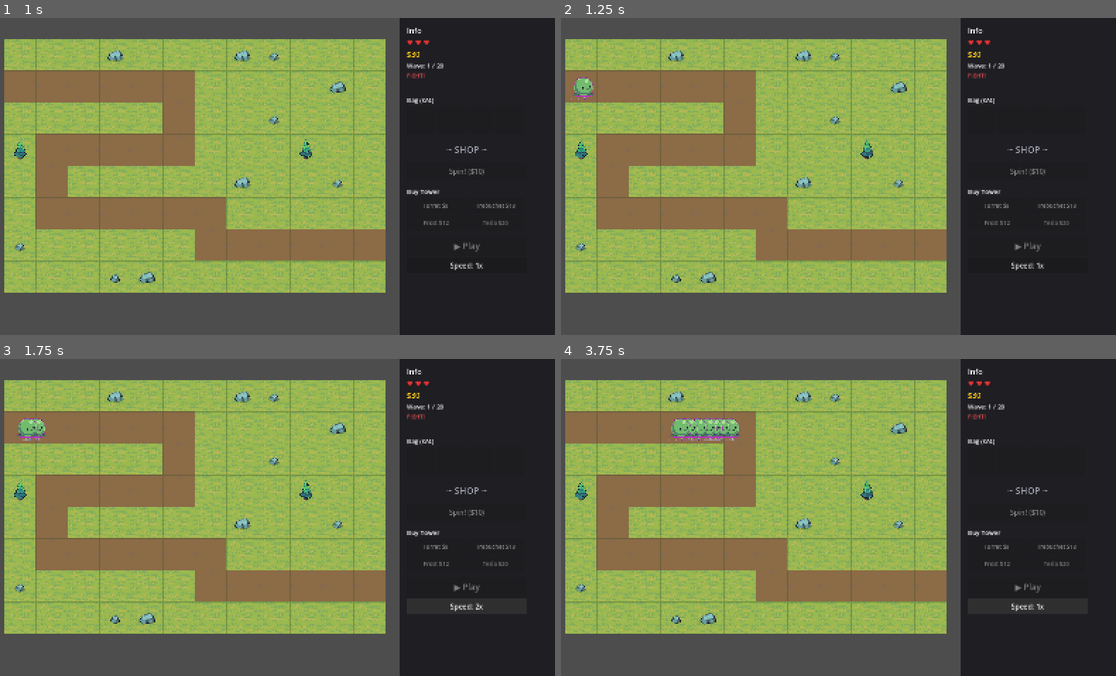
Above: before the commit, frames 1-4 (two rows, left to right).
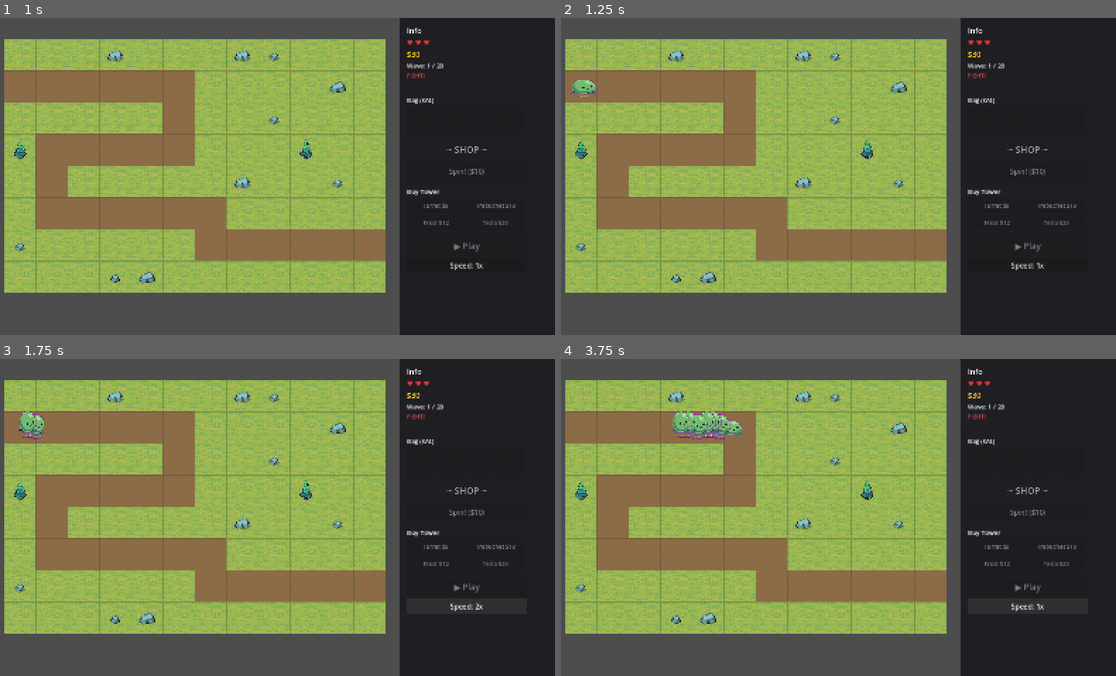
Above: after the commit, the same moments.

Repository: pkyosx/veincraft
Game: Godot game, scene res://scenes/main.tscn
The game is run twice, just before and just after one commit, with the same random seed, the same clock (stepped at 60 frames per second) and the same inputs. Sound files missing from this copy of the repository are replaced by a short silence.
Inputs:
- Up to frame 1 (1 s): click "▶ Play" at 0.5 s
- Up to frame 2 (1.25 s): no input
- Up to frame 3 (1.75 s): click "Speed: 1x" at 1.25 s
- Up to frame 4 (3.75 s): click "Speed: 2x" at 2 s; click "Speed: 4x" at 2.75 s; click "Speed: 8x" at 3.5 s

Frame 1 is identical in both runs. In frame 2, 0.1% of the frame differs, in the area x 1-7%, y 18-26%; in frame 3, 0.3%; in frame 4, 0.8%, in the area x 19-33%, y 15-26%.

Commit message:
Add slime squash & stretch bounce animation
Slimes and Mushrooms now hop with proper squash (wide/flat on ground)
and stretch (tall/narrow in air) deformation instead of static sliding.

Co-Authored-By: Claude Opus 4.6 (1M context) <noreply@anthropic.com>

Diff:
--- a/scripts/enemy.gd
+++ b/scripts/enemy.gd
@@ -39,6 +39,11 @@
 var shock_timer: float = 0.0
 const SHOCK_DURATION: float = 0.3
 
+# Slime bounce animation
+var bounce_phase: float = 0.0
+const BOUNCE_SPEED: float = 6.0  # hops per second
+var is_slime: bool = false
+
 func setup(p_path: Array, p_hp: int, p_speed: float, p_game: Node2D, p_type: int = 0) -> void:
 	path = p_path
 	game = p_game
@@ -61,6 +66,8 @@
 			enemy_textures[enemy_type] = load("res://sprites/" + sprite_file)
 
 	var tex: Texture2D = enemy_textures.get(enemy_type, null)
+	is_slime = config.get("name", "") == "Slime" or config.get("name", "") == "Mushroom"
+
 	if tex:
 		sprite = Sprite2D.new()
 		sprite.texture = tex
@@ -142,6 +149,30 @@
 			sprite.modulate = Color.WHITE
 			sprite.offset = Vector2.ZERO
 			sprite.scale = Vector2(1.2, 1.2)
+
+	# Slime squash & stretch bounce
+	if sprite and is_slime and not is_dead:
+		bounce_phase += delta * BOUNCE_SPEED * TAU
+		# Use sin for smooth cycle: 0=ground, PI/2=peak, PI=ground
+		var t: float = sin(bounce_phase)  # -1 to 1
+		var abs_t: float = abs(t)
+		# Jump height (vertical offset)
+		var hop_height: float = abs_t * 12.0
+		# Squash/stretch: when on ground (t near 0) = squash, when airborne = stretch
+		var squash: float
+		var stretch: float
+		if abs_t < 0.3:
+			# Ground contact: squash wide & flat
+			var ground_mix: float = 1.0 - abs_t / 0.3
+			squash = 1.2 * (1.0 + ground_mix * 0.25)   # wider
+			stretch = 1.2 * (1.0 - ground_mix * 0.2)    # shorter
+		else:
+			# Airborne: stretch tall & narrow
+			var air_mix: float = (abs_t - 0.3) / 0.7
+			squash = 1.2 * (1.0 - air_mix * 0.15)       # narrower
+			stretch = 1.2 * (1.0 + air_mix * 0.2)        # taller
+		sprite.scale = Vector2(squash, stretch)
+		sprite.offset = Vector2(sprite.offset.x, -hop_height)
 
 	queue_redraw()
 
